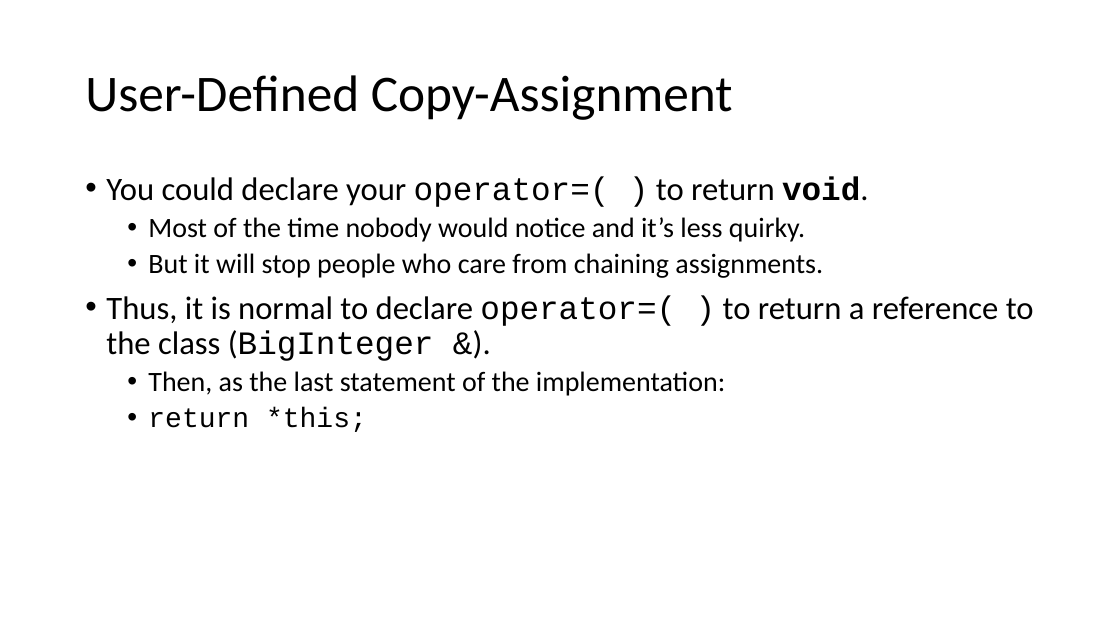
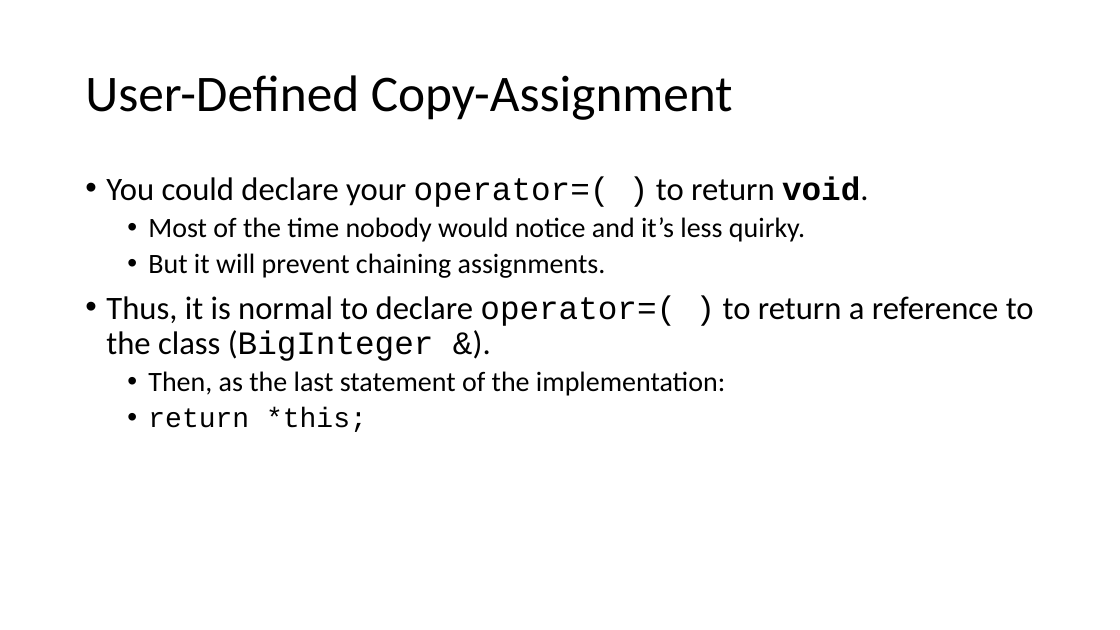
Before and after one commit to pchapin/cpp, a slide deck: slide 34 of BigInteger/doc/LifeCycle.pptx. Drawn at 1120x630 pixels with LibreOffice and Linux fonts; fonts in the diff are those of the drawing. Boxes give left, top, right and bottom in pixels: in the first picture for what was removed or moved away, otherwise in the second. Text is boxed around its words. In the diff, an @@ line names an element or a change of style, - is before the commit and + after.

```diff
--- a/BigInteger/doc/LifeCycle.pptx
+++ b/BigInteger/doc/LifeCycle.pptx
@@ text at (148,253,606,278): text changed @@
-  • But it will stop people who care from chaining assignments.
+  • But it will prevent chaining assignments.
```
Also in this commit, not shown: 9 other slides changed, 5 other files.
